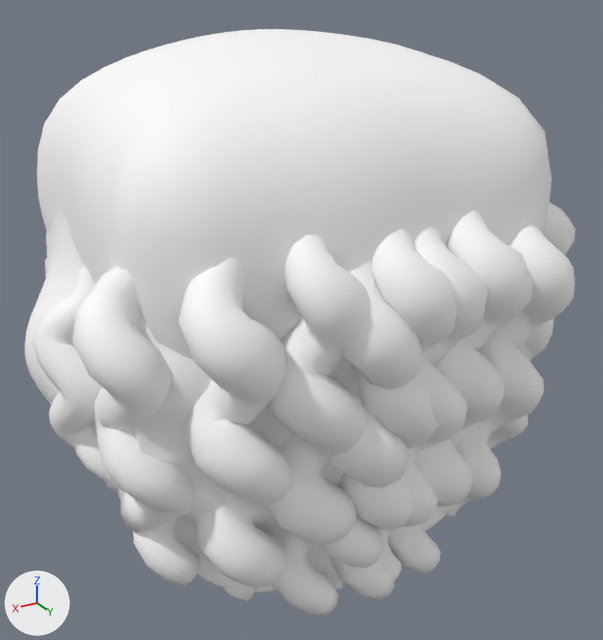
The Blender file assets/blender/avatars/shared/hair/long-curls.blend, before and after one commit.
Before and after are seen from a 50 mm camera at (0.669, 1.169, 1.433) aimed at (-0.022, 0.017, 0.857). Every picture has the same lights, and +X, +Y and +Z are marked at lower left. The first picture is the older version.

The older version as bpy lines, for what is in view:
```python
me_hairlongcurls_cap_female_mesh_011 = bpy.data.meshes.new('HairLongCurls_Cap_Female_Mesh.011')
me_hairlongcurls_cap_female_mesh_011.from_pydata(...)  # 1796 vertices, 1872 faces; spans x -0.371..0.37, y -0.357..0.324, z 0.865..1.333
me_hairlongcurls_cap_female_mesh_011.polygons.foreach_set('use_smooth', [True] * 1872)
me_hairlongcurls_cap_female_mesh_011.materials.append(mat_avatarhairtint)  # white #ffffff
me_hairlongcurls_curls_female_mesh_011 = bpy.data.meshes.new('HairLongCurls_Curls_Female_Mesh.011')
me_hairlongcurls_curls_female_mesh_011.from_pydata(...)  # 5276 vertices, 5506 faces; spans x -0.461..0.445, y -0.42..0.404, z 0.449..1.317
me_hairlongcurls_curls_female_mesh_011.polygons.foreach_set('use_smooth', [True] * 5506)
me_hairlongcurls_curls_female_mesh_011.materials.append(mat_avatarhairtint)  # white #ffffff
me_hairlongcurls_curtain_female_mesh_011 = bpy.data.meshes.new('HairLongCurls_Curtain_Female_Mesh.011')
me_hairlongcurls_curtain_female_mesh_011.from_pydata(...)  # 7048 vertices, 7052 faces; spans x -0.443..0.443, y -0.21..0.309, z 0.486..1.186
me_hairlongcurls_curtain_female_mesh_011.polygons.foreach_set('use_smooth', [True] * 7052)
me_hairlongcurls_curtain_female_mesh_011.materials.append(mat_avatarhairtint)  # white #ffffff
ob_hairlongcurls_cap = bpy.data.objects.new('HairLongCurls_Cap', me_hairlongcurls_cap_female_mesh_011)
ob_hairlongcurls_cap.location = (0.0, 0.0, 0.0)
ob_hairlongcurls_curls = bpy.data.objects.new('HairLongCurls_Curls', me_hairlongcurls_curls_female_mesh_011)
ob_hairlongcurls_curls.location = (0.0, 0.0, 0.0)
ob_hairlongcurls_curtain = bpy.data.objects.new('HairLongCurls_Curtain', me_hairlongcurls_curtain_female_mesh_011)
ob_hairlongcurls_curtain.location = (0.0, 0.0, 0.0)
```
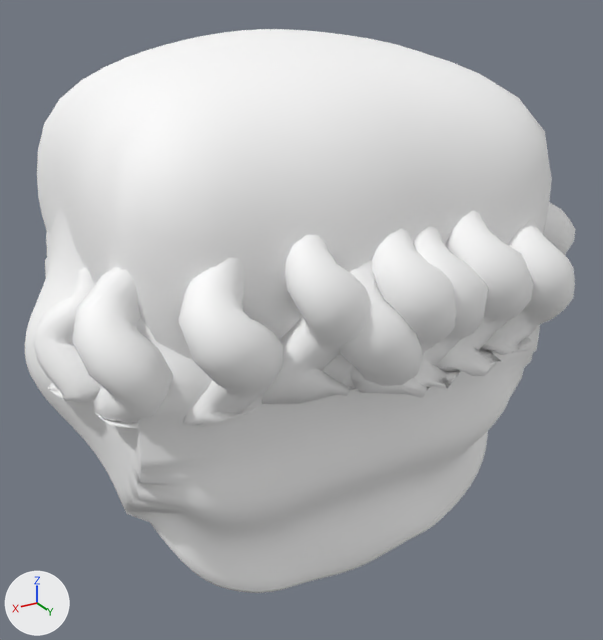
The newer file adds a shape key; the second version is drawn at full value of the shape key 'BackTuck' of 'HairLongCurls_Curls', and the change is written as the vertex moves it makes.

What differs and where, as boxes (x1, y1, x2, y2) in the pictures (603 x 640 px; the box of a moved part takes in the faces that stretch with it):
'HairLongCurls_Curls', reshaped: before (33, 202, 575, 616); after (33, 202, 575, 429)
part 1 of me_hairlongcurls_curls_female_mesh_011, moved or reshaped: before (49, 318, 554, 616); after (48, 320, 550, 429)
'HairLongCurls_Curtain', unchanged, uncovered by the edit: before (25, 208, 532, 593); after (25, 208, 540, 593)

The change, as a list of edits to the scene's bpy script:
```text
Change me_hairlongcurls_curls_female_mesh_011:
    used by ob_hairlongcurls_curls; location = (0.0, 0.0, 0.0)
    remove me_hairlongcurls_curls_female_mesh_011.from_pydata(...)  # 5276 vertices, 5506 faces; spans x -0.461..0.445, y -0.42..0.404, z 0.449..1.317
    add me_hairlongcurls_curls_female_mesh_011.from_pydata(...)  # 5276 vertices, 5506 faces; spans x -0.461..0.445, y -0.42..0.404, z 0.816..1.317
    me_hairlongcurls_curls_female_mesh_011 part 1: 2427 of 5276 vertices moved; they spanned x -0.459..0.439, y 0.045..0.4, z 0.449..1.011 and now span x -0.459..0.436, y 0.045..0.396, z 0.816..1.011; mean shift (0.0, -0.003, 0.141); largest move (0.001, 0.281, 0.449) -> (0.003, 0.258, 0.842)
```
